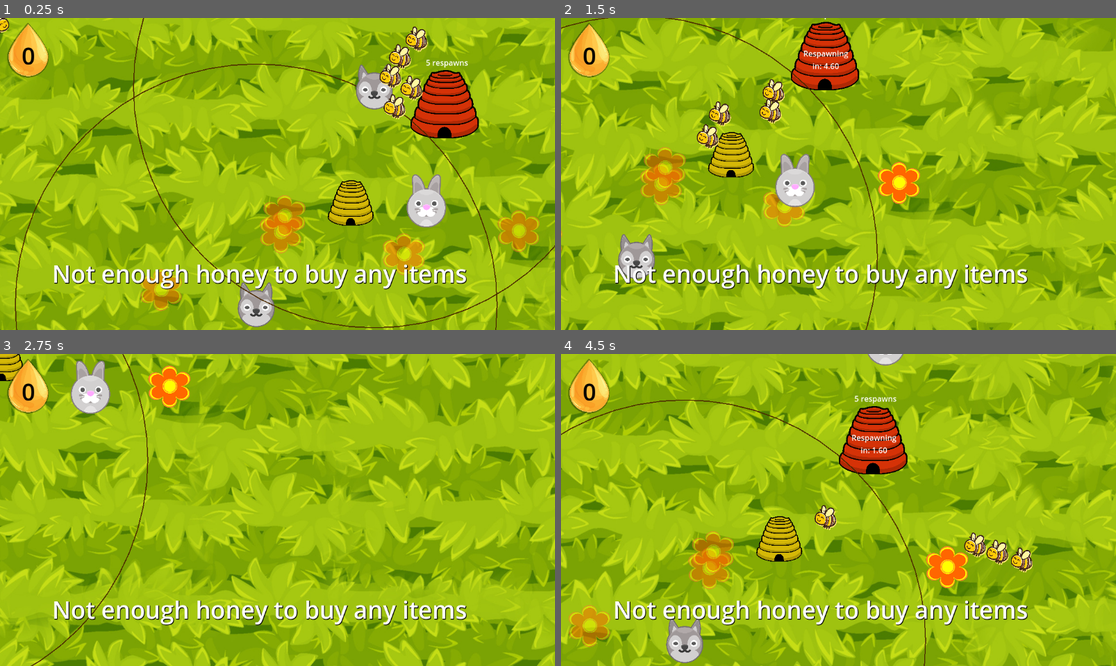
Above: before the commit, frames 1-4 (two rows, left to right).
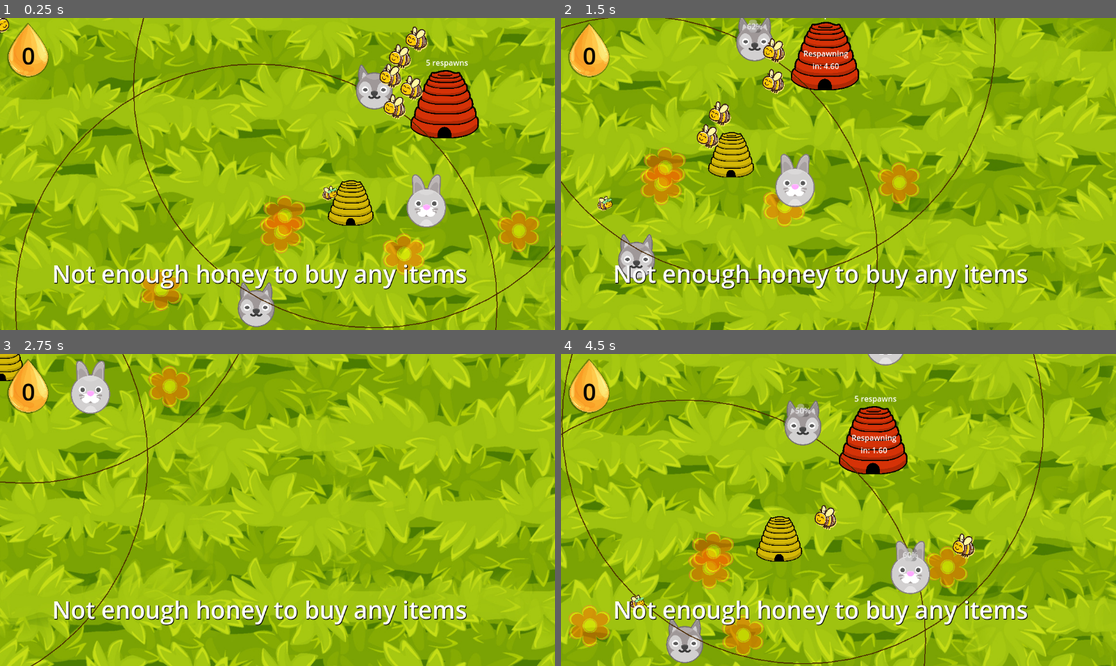
Above: after the commit, the same moments.

Repository: jam53/GMTK-Gamejam-2024
Game: Godot game, scene res://scenes/lawn.tscn
The game is run twice, just before and just after one commit, with the same random seed, the same clock (stepped at 60 frames per second) and the same inputs.
Inputs (mouse positions are in pixels of both pictures, inside the frame that each line leads up to):
- Up to frame 1 (0.25 s): no input
- Up to frame 2 (1.5 s): move the mouse to (816, 308) at 0.52 s; press the mouse at (816, 308) at 0.53 s; hold D (right) 0.53-1.28 s; move the mouse to (805, 223) at 1.27 s; release the mouse at (805, 223) at 1.28 s; hold S (down) from 1.28 s (still down); tap Z (disable_follow) at 1.35 s; click (805, 223) at 1.42 s
- Up to frame 3 (2.75 s): move the mouse to (333, 441) at 2.02 s; release S (down) at 2.03 s; press the mouse at (333, 441) at 2.03 s; hold D (right) from 2.03 s (still down)
- Up to frame 4 (4.5 s): move the mouse to (810, 572) at 2.77 s; release D (right) at 2.78 s; release the mouse at (810, 572) at 2.78 s; hold W (up) 2.78-3.53 s; tap Z (disable_follow) at 2.85, 4.35 s; click (810, 572) at 2.92 s; move the mouse to (1005, 556) at 3.52 s; press the mouse at (1005, 556) at 3.53 s; hold A (left) from 3.53 s (still down); move the mouse to (672, 463) at 4.27 s; release the mouse at (672, 463) at 4.28 s

The runs differ from the first frame. In frame 1, 0.1% of the frame differs, in the area x 58-61%, y 53-59%; in frame 2, 2.7%; in frame 3, 0.9%; in frame 4, 4.6%, in the area x 0-88%, y 0-100%.
Error before the commit: Parse Error: Preload file "res://scenes/basic_flower.tscn" does not exist. (res://scripts/pollinator.gd:10)

Commit message:
fixed issues after merge

Diff:
--- a/scenes/enemies/enemy_bear.tscn
+++ b/scenes/enemies/enemy_bear.tscn
@@ -31,6 +31,7 @@
 attack_cooldown = 1.5
 
 [node name="HealthComponent" parent="." instance=ExtResource("4_w2qks")]
+max_hp = 15.0
 
 [node name="HitboxComponent" parent="." node_paths=PackedStringArray("health_component", "attack_component") instance=ExtResource("5_jsykh")]
 health_component = NodePath("../HealthComponent")
--- a/scenes/enemies/enemy_dog.tscn
+++ b/scenes/enemies/enemy_dog.tscn
@@ -33,6 +33,7 @@
 attack = 1
 
 [node name="HealthComponent" parent="." instance=ExtResource("5_prp0s")]
+max_hp = 8.0
 
 [node name="HitboxComponent" parent="." node_paths=PackedStringArray("health_component", "attack_component") instance=ExtResource("6_ngd4q")]
 health_component = NodePath("../HealthComponent")
--- a/scenes/enemies/enemy_rabbit.tscn
+++ b/scenes/enemies/enemy_rabbit.tscn
@@ -19,20 +19,19 @@
 [node name="BasicRabbit" type="CharacterBody2D"]
 script = ExtResource("1_ko1gy")
 
+[node name="hitbox" type="CollisionShape2D" parent="."]
+position = Vector2(0, 3)
+shape = SubResource("CapsuleShape2D_lvbct")
+
 [node name="Rabbit" type="Sprite2D" parent="."]
 scale = Vector2(0.16, 0.16)
 texture = ExtResource("1_wyne6")
-
-[node name="hitbox" type="CollisionShape2D" parent="Rabbit"]
-position = Vector2(0, 18.75)
-scale = Vector2(6.25, 6.25)
-shape = SubResource("CapsuleShape2D_lvbct")
 
 [node name="AttackComponent" parent="." instance=ExtResource("2_fda6u")]
 attack = 1
 
 [node name="HealthComponent" parent="." instance=ExtResource("3_sreqt")]
-max_hp = 2
+max_hp = 5.0
 
 [node name="MoveComponent" parent="." node_paths=PackedStringArray("parent", "hitbox_component") instance=ExtResource("4_cs4vb")]
 speed = 50.0
--- a/scripts/attacker.gd
+++ b/scripts/attacker.gd
@@ -2,9 +2,9 @@
 
 class_name Attacker
 
-@onready var attack_component = $BoidsComponent/AttackComponent
 @onready var shadow_sprite = $BoidsComponent/Sprites/ShadowSprite
 @onready var health_component = $BoidsComponent/HealthComponent
+@onready var attack_component = $BoidsComponent/AttackComponent
 
 
 var hive : AttackHive
@@ -31,6 +31,7 @@
 
 func add_attack_boost(source: Node, multiplier: int):
 	attack_boosts_active[source] = multiplier
+	print(attack_component, attack_boosts_active)
 	attack_component.attack_multiplier = _find_max_in_dict(attack_boosts_active)
 
 
--- a/scripts/components/attack_component.gd
+++ b/scripts/components/attack_component.gd
@@ -4,10 +4,12 @@
 @export var attack: int
 @export var attack_cooldown: float = 1
 
+
 @onready var attack_timer = $Timer
 
 var targets : Array[Node] = []
 var _can_attack
+var attack_multiplier = 1
 
 func _ready():
 	attack_timer.wait_time = attack_cooldown
@@ -30,7 +32,7 @@
 
 func damage(target: Node) -> void:
 	if _can_attack:
-		target.take_damage(attack)
+		target.take_damage(attack * attack_multiplier)
 		_can_attack = false
 
 func _on_Timer_timeout() -> void:
--- a/scripts/pollinator.gd
+++ b/scripts/pollinator.gd
@@ -7,7 +7,7 @@
 @onready var pollinate_timer = $PollinateTimer
 @onready var hive_timer = $HiveTimer
 
-var basic_flower = preload("res://scenes/basic_flower.tscn")
+var basic_flower = preload("res://scenes/flowers/basic_flower.tscn")
 
 var _flower_found := false
 var _in_hive := false
Not shown: 1 places in scenes/enemies/enemy_dog.tscn that only renumber resources
